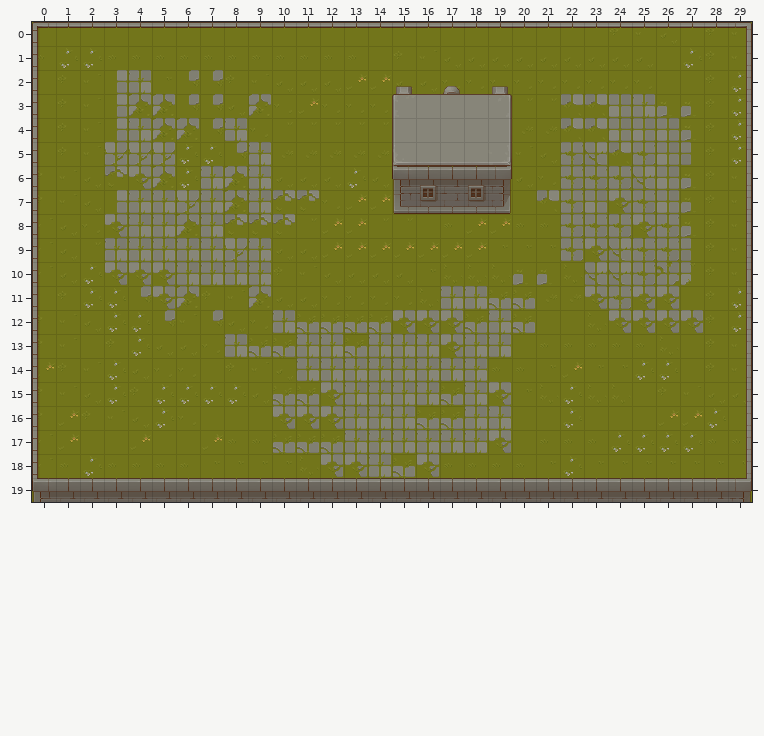
Tiled map, stored at assets/maps/God.tmx. That is the earlier state.
Cells are 32x32 px. Shown: x 0..29, y 0..19.
New version:
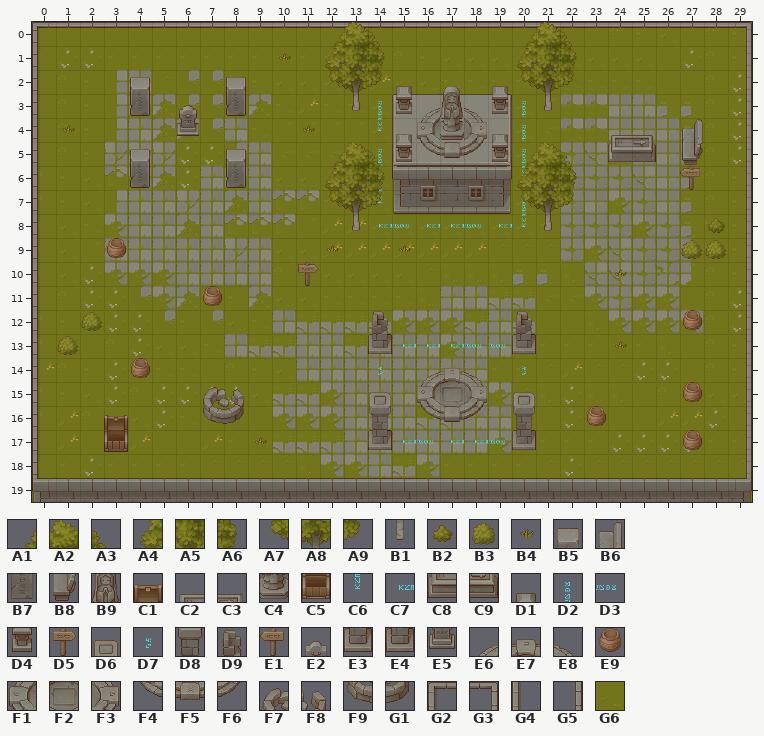
Key: from "TX Plant": A1 25, A2 26, A3 27, A4 41, A5 42, A6 43, A7 57, A8 58, A9 59, B1 74, B2 97, B3 99, B4 193; from "TX Props": B5 7, B6 12, B7 23, B8 28, B9 30, C1 35, C2 41, C3 42, C4 46, C5 51, C6 56 turned 180, C7 56 turned 270, C8 57, C9 58, D1 62, D2 72 turned 180, D3 72 turned 270, D4 78, D5 83, D6 91, D7 104, D8 107, D9 109, E1 115, E2 119, E3 123, E4 125, E5 135, E6 139, E7 140, E8 141, E9 149, F1 155, F2 156, F3 157, F4 171, F5 172, F6 173, F7 189, F8 190, F9 205, G1 206; from "collision": G2 17, G3 19, G4 33, G5 35; from "floor": G6 3.
__ is an empty cell.
Tiles replaced or removed in this view: D4, G2, G3, G4, G5.
Tiles of an added or newly shown layer are drawn over the layers below it.
Change:
Changed rows in their new state; .. is an unchanged cell.
Layer "god" (added):
first column x 14:
 3 G6 .. .. .. .. .. G6
 4 G6 .. .. .. .. .. G6
 5 G6 .. .. .. .. .. G6
 6 G6 .. .. .. .. .. G6
 7 G6 .. .. .. .. .. G6
 8 G6 G6 G6 G6 G6 G6 G6
Layer "Collision":
first column x 3:
 2 .. B5 .. .. .. B5 .. .. .. .. .. .. .. .. .. .. .. .. .. .. .. .. .. .. ..
 3 .. B7 .. E2 .. B7 .. .. .. .. .. .. .. .. .. .. .. .. .. .. .. .. .. .. ..
 4 .. .. .. E5 .. .. .. .. .. .. .. .. .. .. .. .. .. .. .. .. .. C2 C3 .. B6
 5 .. B5 .. .. .. B5 .. .. .. .. .. .. .. .. .. .. .. .. .. .. .. C8 C9 .. B8
 6 .. B7 .. .. .. B7 .. .. .. .. .. .. .. .. .. .. .. .. .. .. .. .. .. .. E1
 9 E9 .. .. .. .. .. .. .. .. .. .. .. .. .. .. .. .. .. .. .. .. .. .. .. ..
10 .. .. .. .. .. .. .. .. D5 .. .. .. .. .. .. .. .. .. .. .. .. .. .. .. ..
11 .. .. .. .. E9 .. .. .. .. .. .. .. .. .. .. .. .. .. .. .. .. .. .. .. ..
12 .. .. .. .. .. .. .. .. .. .. .. D9 .. .. .. .. .. D9 .. .. .. .. .. .. E9
13 .. .. .. .. .. .. .. .. .. .. .. E4 .. .. .. .. .. E4 .. .. .. .. .. .. ..
14 .. E9 .. .. .. .. .. .. .. .. .. .. .. .. .. .. .. .. .. .. .. .. .. .. ..
15 .. .. .. .. F7 F8 .. .. .. .. .. D6 .. .. .. .. .. D6 .. .. .. .. .. .. E9
16 C1 .. .. .. F9 G1 .. .. .. .. .. D8 .. .. .. .. .. D8 .. .. E9 .. .. .. ..
17 C5 .. .. .. .. .. .. .. .. .. .. E3 .. .. .. .. .. E3 .. .. .. .. .. .. E9
Layer "Collision god" (removed):
first column x 15:
 3 __ .. .. .. __
 5 __ .. .. .. __
Layer "decoration" (added):
first column x 1:
 1 .. .. .. .. .. .. .. .. .. B4 .. .. .. .. .. .. .. .. .. .. .. .. .. ..
 3 .. .. .. .. .. .. .. .. .. .. .. .. .. D2 .. .. .. .. .. D2 .. .. .. ..
 4 B4 .. .. .. .. .. .. .. .. .. B4 .. .. C6 .. .. .. .. .. D2 .. .. .. ..
 5 .. .. .. .. .. .. .. .. .. .. .. .. .. D2 .. .. .. .. .. D2 .. .. .. ..
 6 .. .. .. .. .. .. .. .. .. .. .. .. .. D2 .. .. .. .. .. C6 .. .. .. ..
 7 .. .. .. .. .. .. .. .. .. .. .. .. .. C6 .. .. .. .. .. D2 .. .. .. ..
 8 .. .. .. .. .. .. .. .. .. .. .. .. .. C7 D3 C7 C7 D3 C7 C6 .. .. .. ..
 9 .. .. .. .. .. .. .. .. .. .. .. B4 .. .. B4 .. .. .. .. .. .. .. .. ..
10 .. .. .. .. .. .. .. .. .. .. .. .. .. .. .. .. .. .. .. .. .. .. .. B4
13 .. .. .. .. .. .. .. .. .. .. .. .. .. .. C7 C7 C7 D3 D3 .. .. .. .. B4
14 .. .. .. .. .. .. .. .. .. .. .. .. .. D7 .. E6 E7 E8 .. D7 .. .. .. ..
15 .. .. .. .. .. .. .. .. .. .. .. .. .. .. .. F1 F2 F3 .. .. .. .. .. ..
16 .. .. .. .. .. .. .. .. .. .. .. .. .. .. .. F4 F5 F6 .. .. .. .. .. ..
17 .. .. .. .. .. .. .. .. B4 .. .. .. .. .. C7 D3 C7 C7 D3 .. .. .. .. ..
Layer "Collision #2":
first column x 15:
 3 G2 .. .. .. G3
 5 G4 .. .. .. G5
Layer "Collision #3" (added):
first column x 1:
 0 .. .. .. .. .. .. .. .. .. .. .. A1 A2 A3 .. .. .. .. .. A1 A2 A3 .. .. .. .. .. ..
 1 .. .. .. .. .. .. .. .. .. .. .. A4 A5 A6 .. .. .. .. .. A4 A5 A6 .. .. .. .. .. ..
 2 .. .. .. .. .. .. .. .. .. .. .. A7 A8 A9 .. .. .. .. .. A7 A8 A9 .. .. .. .. .. ..
 3 .. .. .. .. .. .. .. .. .. .. .. .. B1 .. D4 E6 B9 E8 D4 .. B1 .. .. .. .. .. .. ..
 4 .. .. .. .. .. .. .. .. .. .. .. .. .. .. D1 F1 C4 F3 D1 .. .. .. .. .. .. .. .. ..
 5 .. .. .. .. .. .. .. .. .. .. .. A1 A2 A3 D4 F4 F5 F6 D4 A1 A2 A3 .. .. .. .. .. ..
 6 .. .. .. .. .. .. .. .. .. .. .. A4 A5 A6 .. .. .. .. .. A4 A5 A6 .. .. .. .. .. ..
 7 .. .. .. .. .. .. .. .. .. .. .. A7 A8 A9 .. .. .. .. .. A7 A8 A9 .. .. .. .. .. ..
 8 .. .. .. .. .. .. .. .. .. .. .. .. B1 .. .. .. .. .. .. .. B1 .. .. .. .. .. .. B2
 9 .. .. .. .. .. .. .. .. .. .. .. .. .. .. .. .. .. .. .. .. .. .. .. .. .. .. B3 B3
12 .. B3 .. .. .. .. .. .. .. .. .. .. .. .. .. .. .. .. .. .. .. .. .. .. .. .. .. ..
13 B3 .. .. .. .. .. .. .. .. .. .. .. .. .. .. .. .. .. .. .. .. .. .. .. .. .. .. ..
